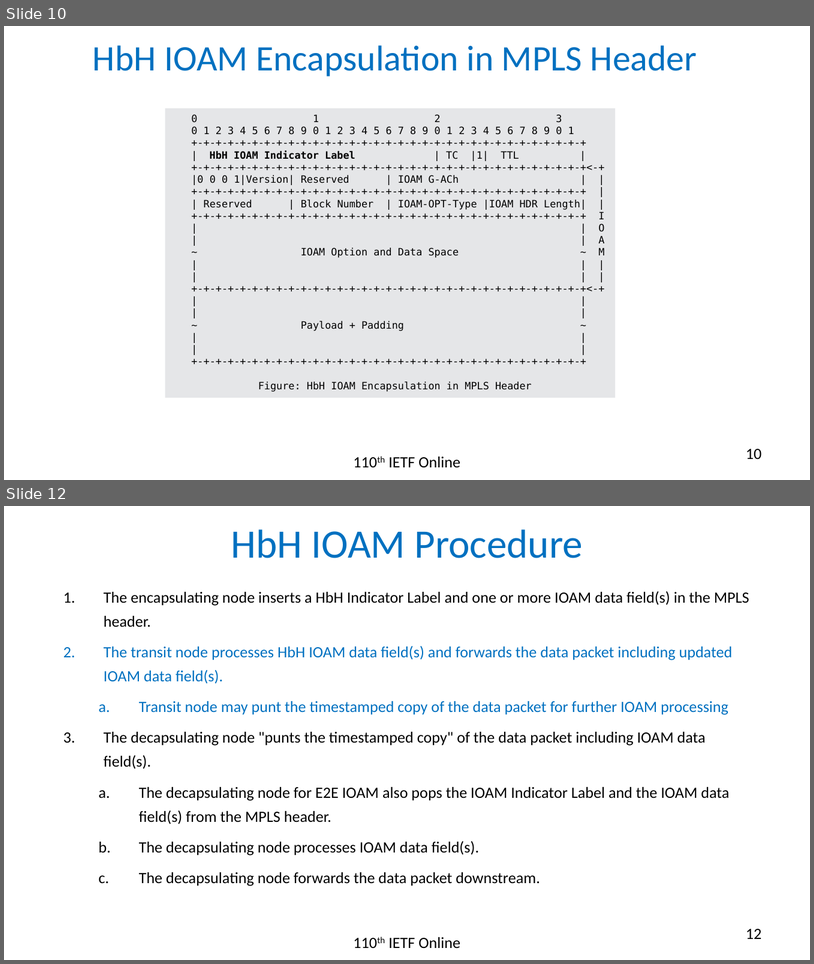
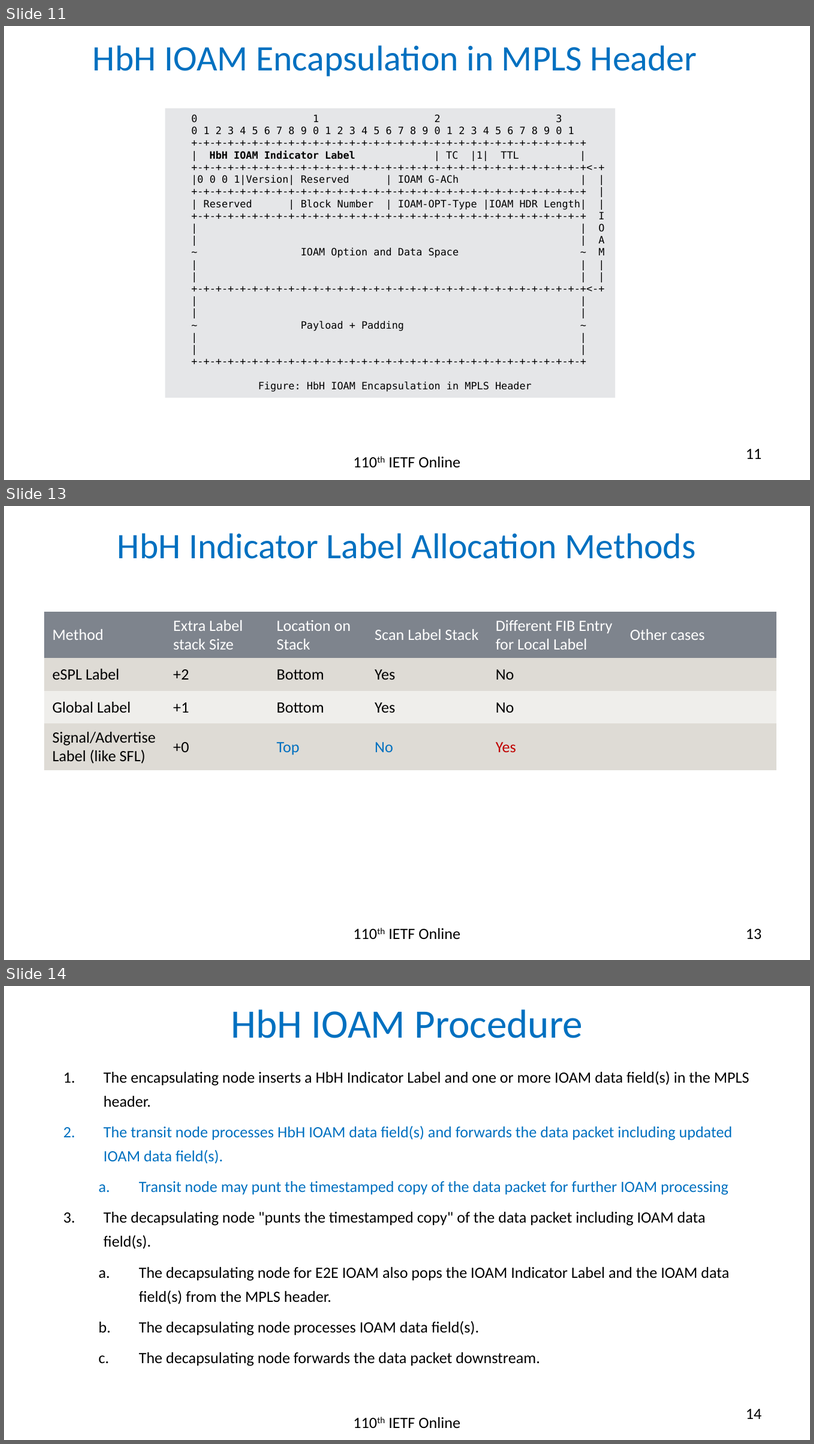
Before and after one commit to rakgandhi/ietf-slides, a slide deck: draft-gandhi-mpls-ioam-sr-05.pptx. Shown one above the other, each under a label of ours: slides 10 and 12 before the commit, slides 11, 13 and 14 after it; the slides between them are not shown. The pictures are 814x964 and 814x1444 pixels, drawn with LibreOffice and Linux fonts; fonts in the diff are those of the drawing. Boxes give left, top, right and bottom in pixels: in the first picture for what was removed or moved away, otherwise in the second. Text is boxed around its words. In the diff, an @@ line names an element or a change of style, - is before the commit and + after.

```diff
--- a/draft-gandhi-mpls-ioam-sr-05.pptx
+++ b/draft-gandhi-mpls-ioam-sr-05.pptx
@@ slide 13 added at (4, 506, 810, 960), background #FFFFFF @@
@@ title added at (117, 533, 696, 559), 32 pt, text #0070C0 @@
+HbH Indicator Label Allocation Methods
@@ table added at (44, 612, 777, 768), 4 rows, 6 columns @@
+Method | Extra Label stack Size | Location on Stack | Scan Label Stack | Different FIB Entry for Local Label | Other cases
+eSPL Label | +2 | Bottom | Yes | No | 
+Global Label | +1 | Bottom | Yes | No | 
+Signal/Advertise Label (like SFL) | +0 | Top | No | Yes | 
@@ text added at (389, 928, 461, 939), 14 pt, text #000000 @@
+110th IETF Online
@@ page number added at (746, 928, 762, 939), 14 pt, text #000000 @@
+13
@@ what was slide 10 is now slide 11 @@
@@ page number at (746, 448, 762, 459): text changed @@
-10
+11
@@ what was slide 12 is now slide 14 @@
@@ page number at (746, 1408, 762, 1419): text changed @@
-12
+14
```
Also in this commit, not shown: 5 slides changed, 1 other slide added, 1 other file.
